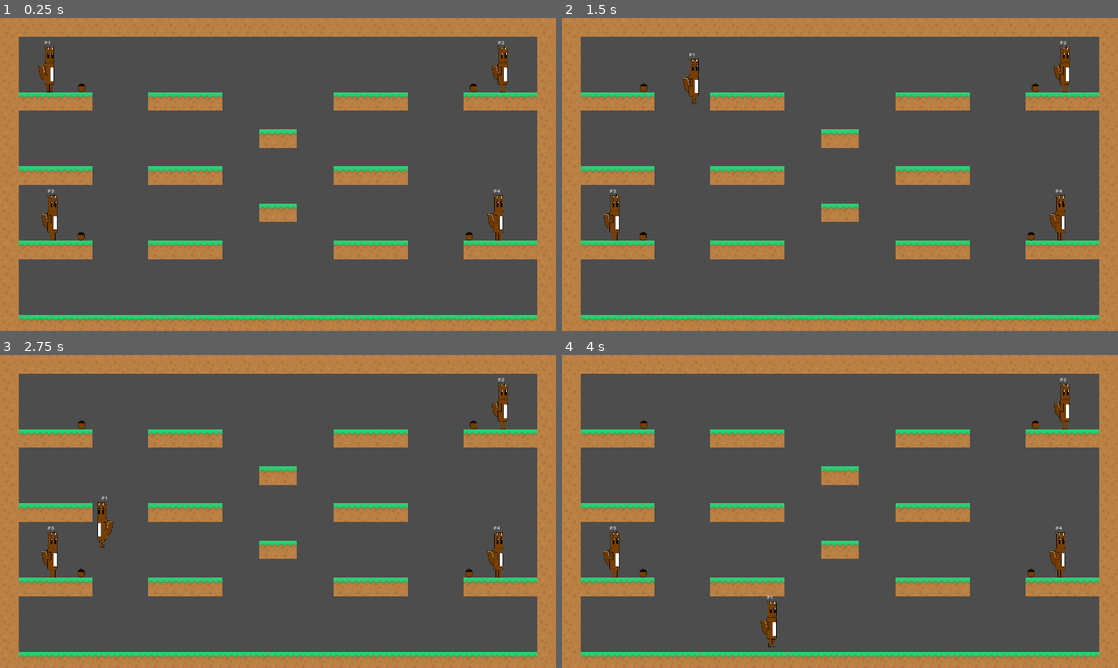
Above: before the commit, frames 1-4 (two rows, left to right).
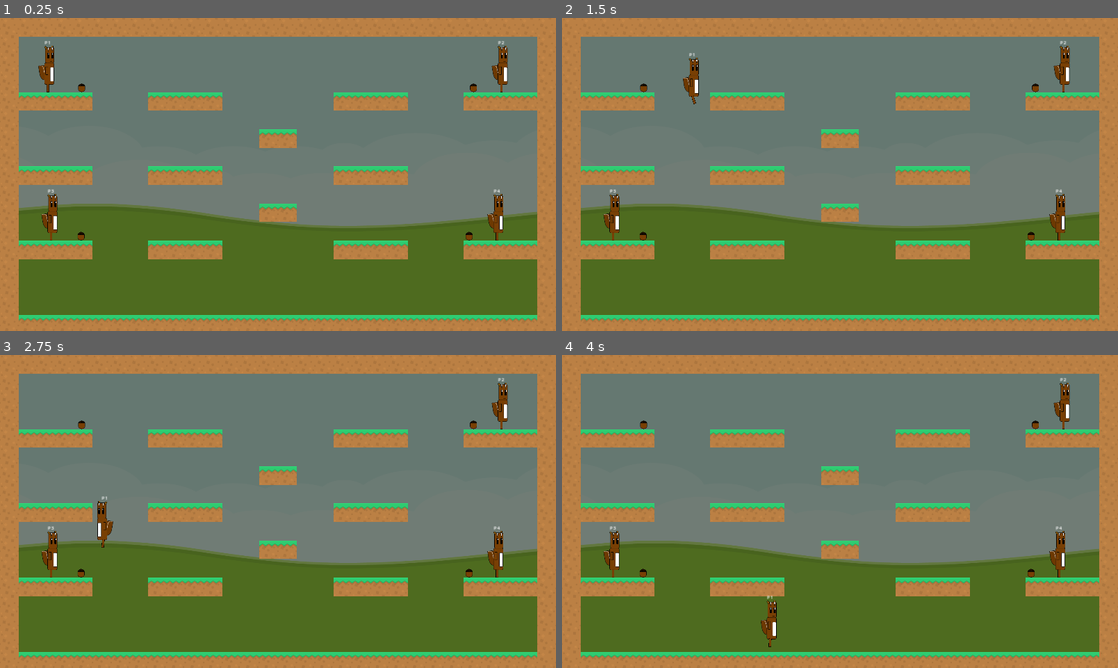
Above: after the commit, the same moments.

Repository: the-g-force/GGJ24
Game: Godot game, scene res://world/world.tscn
Same seed, same stepped clock (60 frames per second), same inputs: the game is played once before the commit and once after it.
Inputs:
- Up to frame 1 (0.25 s): no input
- Up to frame 2 (1.5 s): tap Enter at 0.5 s; hold Z 0.53-1.28 s; hold D from 0.53 s (still down); tap Space at 0.77 s; tap Z at 1.35 s
- Up to frame 3 (2.75 s): tap Space at 1.52 s; release D at 2.03 s; hold A from 2.03 s (still down); hold Z from 2.03 s (still down)
- Up to frame 4 (4 s): release A at 2.78 s; release Z at 2.78 s; hold D from 2.78 s (still down); tap Z at 2.85 s; tap Space at 3.02, 3.77 s; hold Z from 3.53 s (still down)

The runs differ from the first frame. In frame 1, 72% of the frame differs, in the area x 3-97%, y 6-95%; in frame 2, 72%; in frame 3, 72%; in frame 4, 72%.

Commit message:
Add background and README

Diff:
--- a/project/world/world.tscn
+++ b/project/world/world.tscn
@@ -1,6 +1,7 @@
-[gd_scene load_steps=9 format=3 uid="uid://cb1t8bqr7040n"]
+[gd_scene load_steps=10 format=3 uid="uid://cb1t8bqr7040n"]
 
 [ext_resource type="Script" path="res://world/world.gd" id="1_aelts"]
+[ext_resource type="Texture2D" uid="uid://dnkjujkdudd8y" path="res://world/colored_land.png" id="2_agjtm"]
 [ext_resource type="Texture2D" uid="uid://dnyfo3tlpsi11" path="res://world/platformPack_tile001.png" id="2_l1py1"]
 [ext_resource type="Texture2D" uid="uid://bnqcov8qrllao" path="res://world/platformPack_tile004.png" id="3_aedeq"]
 [ext_resource type="PackedScene" uid="uid://rhho6c4dxbly" path="res://player/nut/nut.tscn" id="4_uktu2"]
@@ -31,6 +32,13 @@
 
 [node name="World" type="Node2D"]
 script = ExtResource("1_aelts")
+
+[node name="Background" type="TextureRect" parent="."]
+modulate = Color(0.486275, 0.490196, 0.458824, 1)
+custom_minimum_size = Vector2(1920, 1080)
+offset_right = 1920.0
+offset_bottom = 1080.0
+texture = ExtResource("2_agjtm")
 
 [node name="TileMap" type="TileMap" parent="."]
 tile_set = SubResource("TileSet_051pk")
Binary file added: project/world/colored_land.png
Not shown, added: project/world/colored_land.png.import
Not shown, added: README.md
